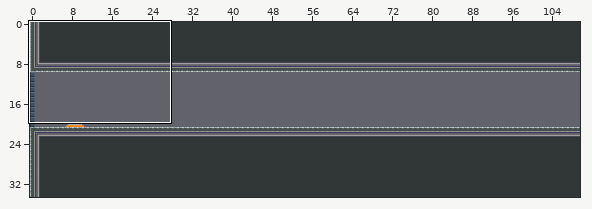
Tiled map -- android/assets/levels/boss1.tmx. Above: a wide view before the commit, with the close-up outlined.
Close-up. As it was:
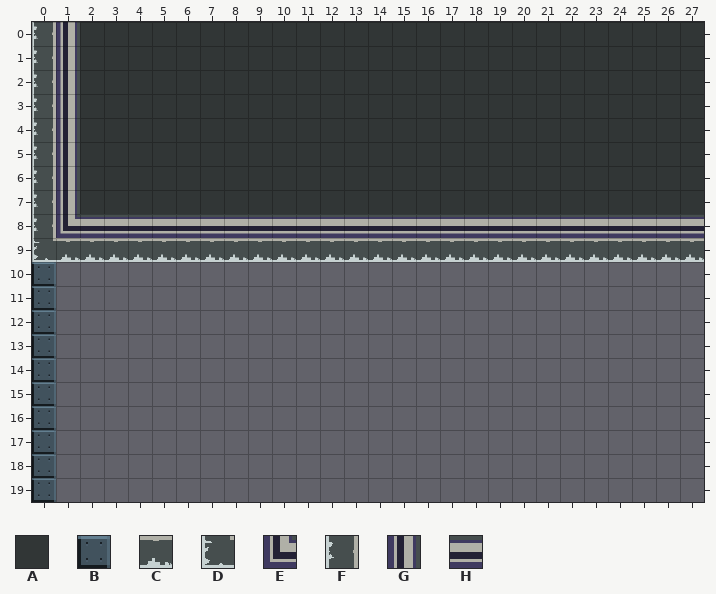
Cells are 32x32 px. Shown: x 0..27, y 0..19. The commit also changed other parts of the map, which this record leaves out.
Key: from "tileset-new": A 16, B 35 "3", C 46 turned 180, D 47 turned 180, E 52 turned 180, F 62 turned 180, G 65, H 81.
_ is an empty cell.
Layers that did not change in this view are not listed.
Layer "Platform" before, first column x 0:
 0 FGAAAAAAAAAAAAAAAAAAAAAAAAAA
 1 FGAAAAAAAAAAAAAAAAAAAAAAAAAA
 2 FGAAAAAAAAAAAAAAAAAAAAAAAAAA
 3 FGAAAAAAAAAAAAAAAAAAAAAAAAAA
 4 FGAAAAAAAAAAAAAAAAAAAAAAAAAA
 5 FGAAAAAAAAAAAAAAAAAAAAAAAAAA
 6 FGAAAAAAAAAAAAAAAAAAAAAAAAAA
 7 FGAAAAAAAAAAAAAAAAAAAAAAAAAA
 8 FEHHHHHHHHHHHHHHHHHHHHHHHHHH
 9 DCCCCCCCCCCCCCCCCCCCCCCCCCCC
10 B___________________________
11 B___________________________
12 B___________________________
13 B___________________________
14 B___________________________
15 B___________________________
16 B___________________________
17 B___________________________
18 B___________________________
19 B___________________________
After:
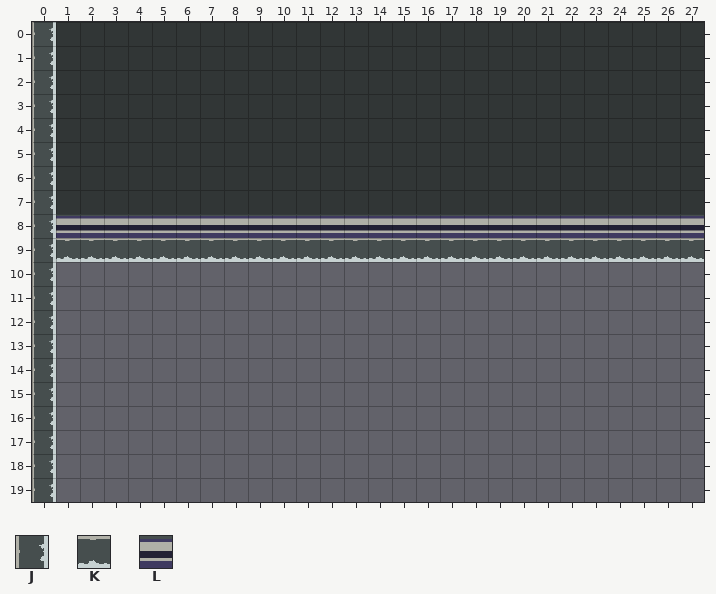
Further tiles: from "tileset": J 66, K 81, L 86.
Edits made:
Changed rows in their new state; . is an unchanged cell.
Layer "Platform":
first column x 0:
 0 JA..........................
 1 JA..........................
 2 JA..........................
 3 JA..........................
 4 JA..........................
 5 JA..........................
 6 JA..........................
 7 JA..........................
 8 JLLLLLLLLLLLLLLLLLLLLLLLLLLL
 9 JKKKKKKKKKKKKKKKKKKKKKKKKKKK
10 J...........................
11 J...........................
12 J...........................
13 J...........................
14 J...........................
15 J...........................
16 J...........................
17 J...........................
18 J...........................
19 J...........................
